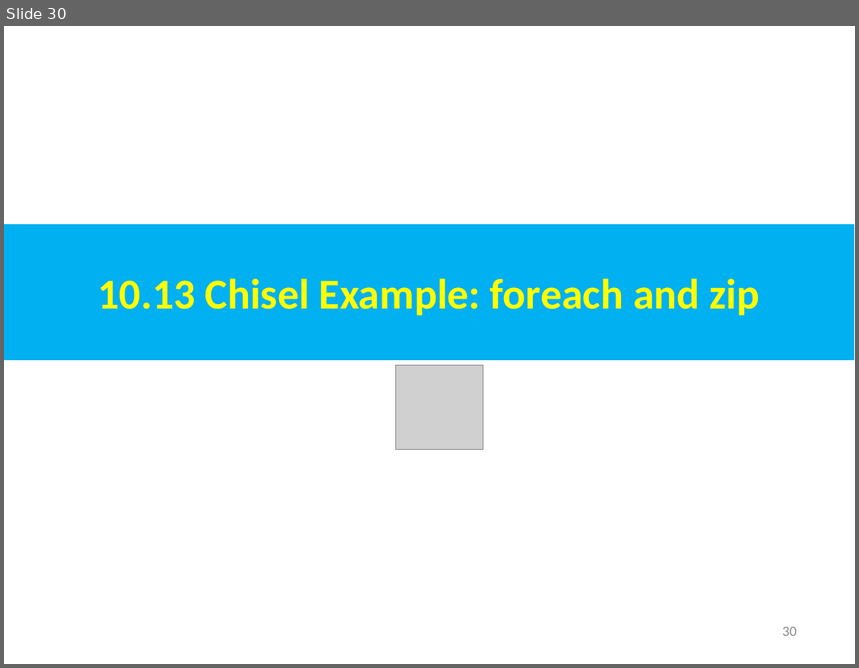
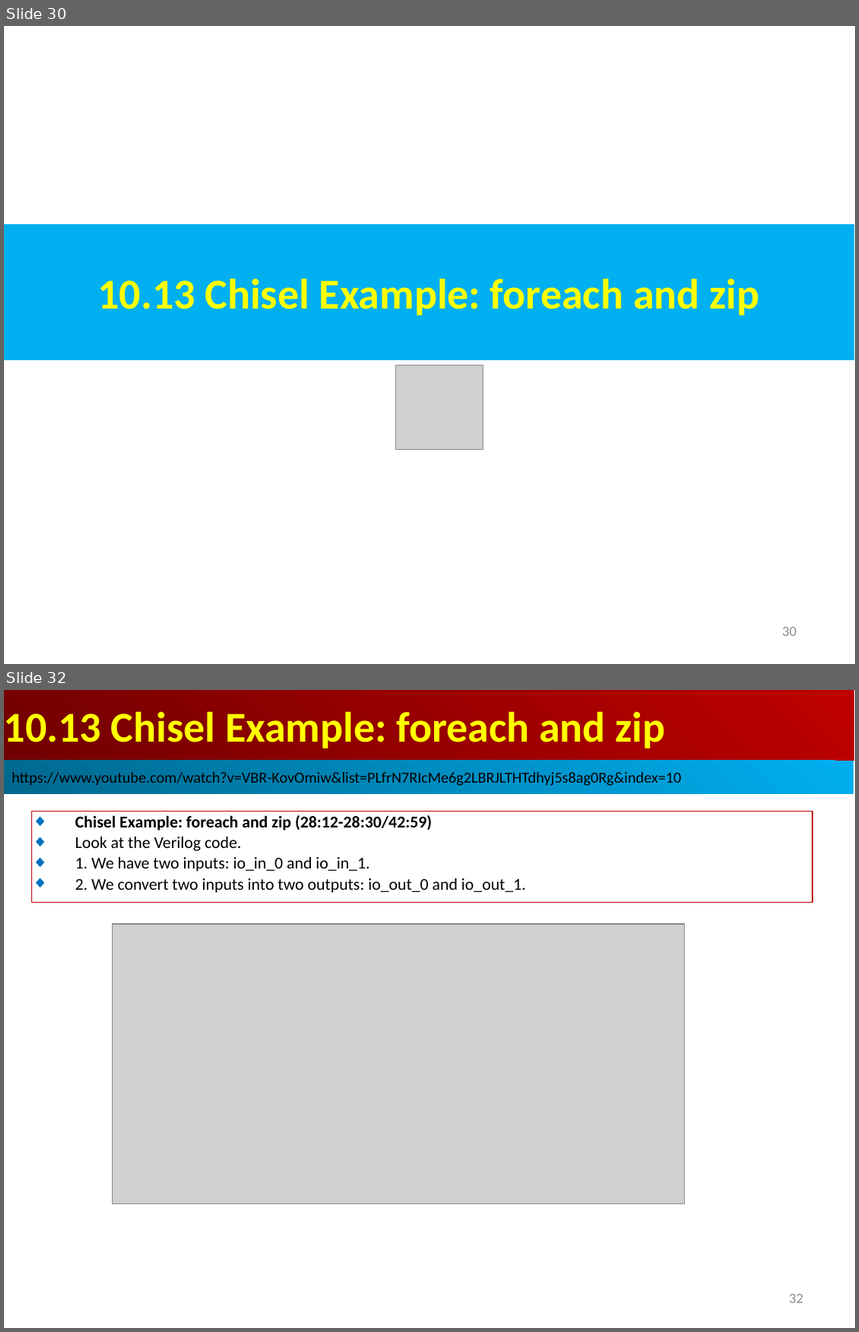
Before and after one commit to peterhchen/AIU_CS800_Chisel, a slide deck: 500_UCSC_HWD/010_IntroFP/000_Video/010.IntroFP.ppt. Shown one above the other, each under a label of ours: slide 30 before the commit, slides 30 and 32 after it; the slides between them are not shown. The pictures are 859x668 and 859x1332 pixels, drawn with LibreOffice and Linux fonts; fonts in the diff are those of the drawing; grey boxes stand for pictures. Boxes give left, top, right and bottom in pixels: in the first picture for what was removed or moved away, otherwise in the second. Text is boxed around its words. In the diff, an @@ line names an element or a change of style, - is before the commit and + after.

```diff
--- a/500_UCSC_HWD/010_IntroFP/000_Video/010.IntroFP.ppt
+++ b/500_UCSC_HWD/010_IntroFP/000_Video/010.IntroFP.ppt
@@ slide 32 added at bbox=[4, 690, 855, 1328], background #FFFFFF @@
@@ rectangle added at bbox=[4, 690, 854, 761], fill gradient #BF0000 to #710000, 36 pt, text #FFFF00, bold @@
+10.13 Chisel Example: foreach and zip
@@ rectangle added at bbox=[4, 761, 854, 794], fill gradient #00AFEF to #00688E, 13 pt, text #000000 @@
+https://www.youtube.com/watch?v=VBR-KovOmiw&list=PLfrN7RIcMe6g2LBRJLTHTdhyj5s8ag0Rg&index=10
@@ rectangle added at bbox=[32, 811, 813, 903], outline #C00000 0.74 pt, 14 pt, text #000000 @@
+◆ Chisel Example: foreach and zip (28:12-28:30/42:59)
+◆ Look at the Verilog code.
+◆ 1. We have two inputs: io_in_0 and io_in_1.
+◆ 2. We convert two inputs into two outputs: io_out_0 and io_out_1.
@@ picture added at bbox=[112, 924, 685, 1204] @@
@@ page number added at bbox=[789, 1294, 804, 1303], 12 pt, text #8B8B8B @@
+32
```
Also in this commit, not shown: 2 slides changed, 7 other slides added.
